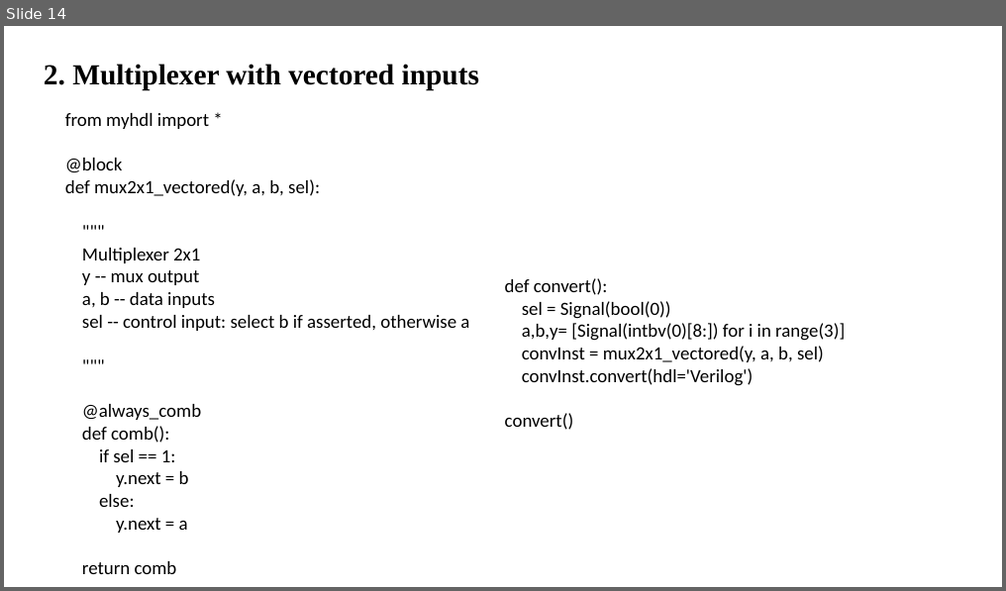
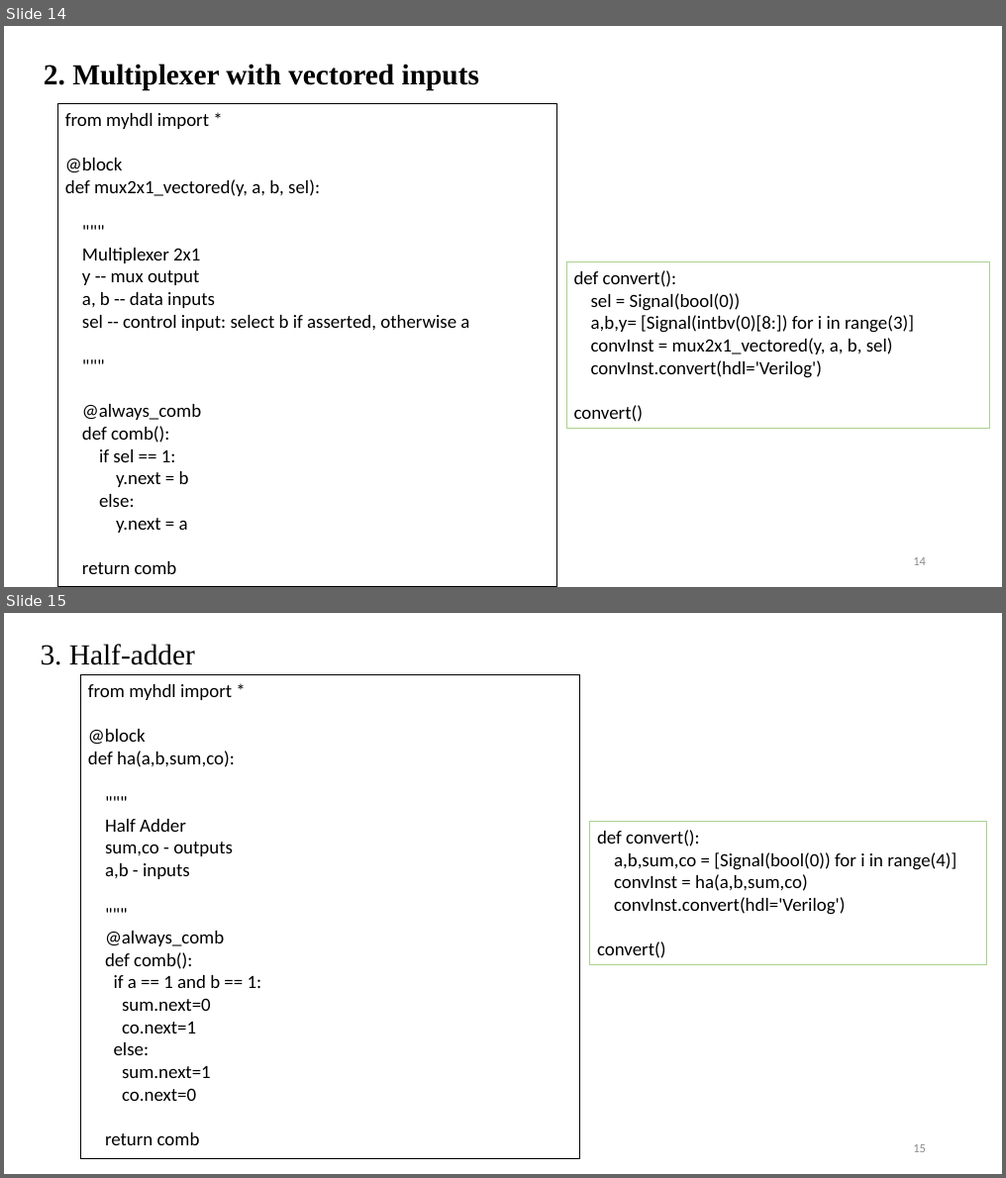
Before and after one commit to visionvlsi/Proj_HLS_phase1, a slide deck: hls_phase1.pptx. Shown one above the other, each under a label of ours: slide 14 before the commit, slides 14 and 15 after it. The pictures are 1006x591 and 1006x1178 pixels, drawn with LibreOffice and Linux fonts; fonts in the diff are those of the drawing. Boxes give left, top, right and bottom in pixels: in the first picture for what was removed or moved away, otherwise in the second. Text is boxed around its words. In the diff, an @@ line names an element or a change of style, - is before the commit and + after.

```diff
--- a/hls_phase1.pptx
+++ b/hls_phase1.pptx
@@ slide 15 added at (4, 613, 1002, 1174), background #FFFFFF @@
@@ text added at (41, 644, 195, 665), 28 pt, text #000000 @@
+3. Half-adder
@@ rectangle added at (81, 675, 580, 1158), outline #000000 0.75 pt, 18 pt, text #000000 @@
+from myhdl import *
+@block
+def ha(a,b,sum,co):
+"""
+Half Adder
+sum,co - outputs
+a,b - inputs
+"""
+@always_comb
+def comb():
+if a == 1 and b == 1:
+sum.next=0
+co.next=1
+else:
+sum.next=1
+co.next=0
+return comb
@@ rectangle added at (590, 822, 987, 965), outline #A9D18E 0.75 pt, 18 pt, text #000000 @@
+def convert():
+a,b,sum,co = [Signal(bool(0)) for i in range(4)]
+convInst = ha(a,b,sum,co)
+convInst.convert(hdl='Verilog')
+convert()
@@ page number added at (913, 1145, 926, 1153), 12 pt, text #8C8C8C @@
+15
@@ slide 14 changed as well @@
@@ rectangle "from myhdl import *": place and size @@
-rectangle "from myhdl import *" at (65, 113, 469, 574)
+rectangle "from myhdl import *" at (57, 104, 557, 587)
@@ rectangle "from myhdl import *" at (57, 104, 557, 587): outline none to #000000 0.75 pt @@
@@ rectangle "def convert():": place and size @@
-rectangle "def convert():" at (505, 278, 845, 430)
+rectangle "def convert():" at (566, 263, 989, 429)
@@ rectangle "def convert():" at (566, 263, 989, 429): outline none to #A9D18E 0.75 pt @@
@@ page number added at (913, 558, 926, 566), 12 pt, text #8C8C8C @@
+14
```
Also in this commit, not shown: 13 other slides changed, 2 other slides added, 5 other files.
